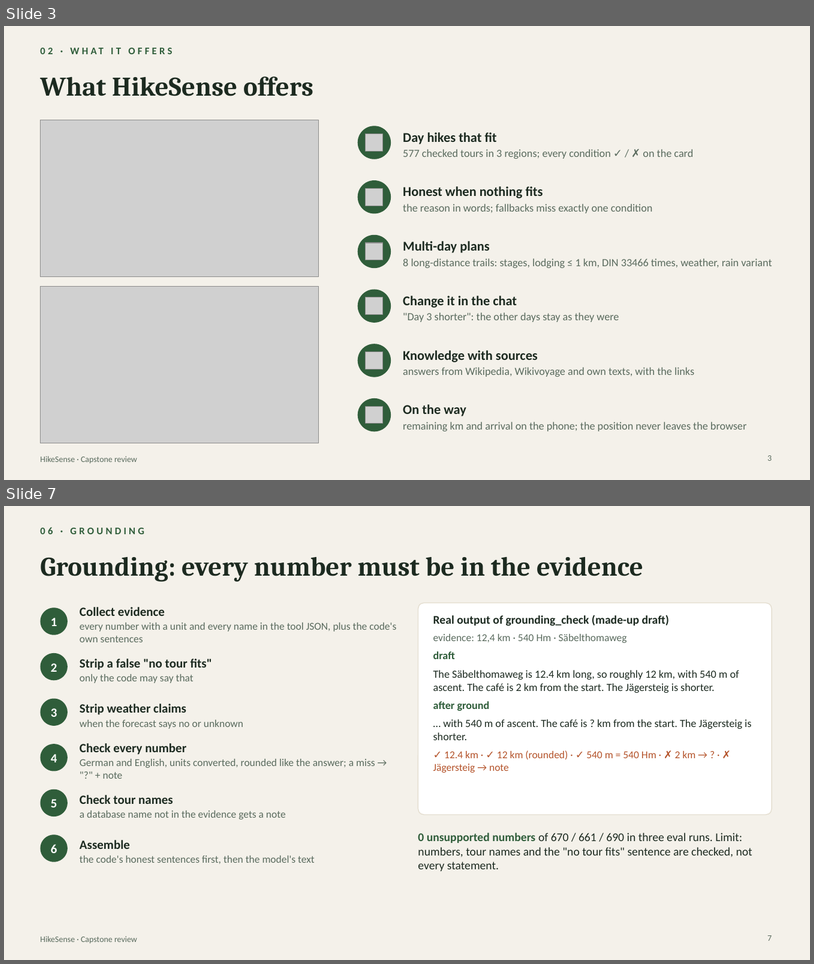
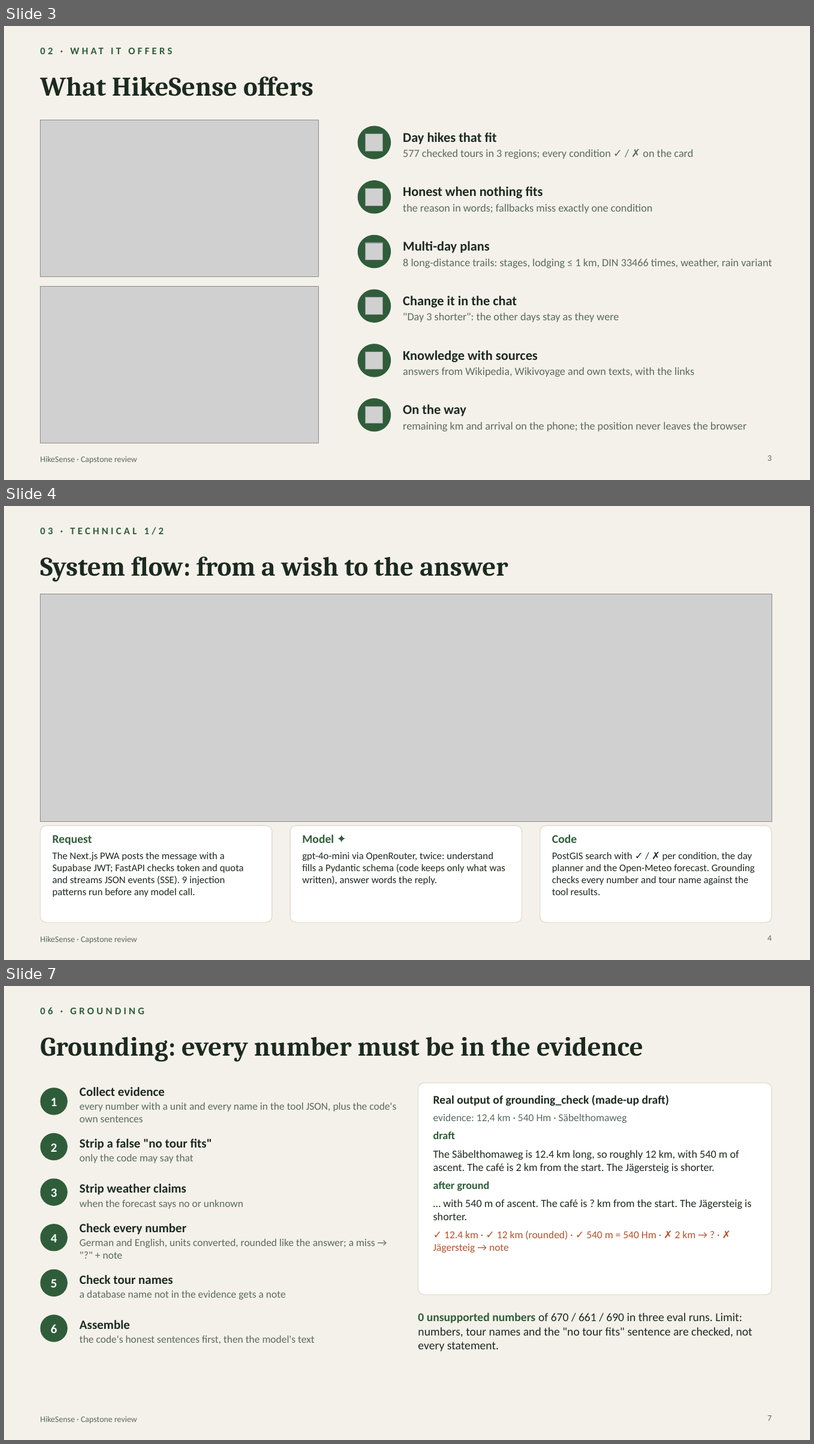
Before and after one commit to aliebing/hikesense, a slide deck: docs/presentation/hikesense-en.pptx. Shown one above the other, each under a label of ours: slides 3 and 7 before the commit, slides 3, 4 and 7 after it; the slides between them are not shown. The pictures are 814x964 and 814x1444 pixels, drawn with LibreOffice and Linux fonts; fonts in the diff are those of the drawing; grey boxes stand for pictures. Boxes give left, top, right and bottom in pixels: in the first picture for what was removed or moved away, otherwise in the second. Text is boxed around its words. In the diff, an @@ line names an element or a change of style, - is before the commit and + after.

```diff
--- a/docs/presentation/hikesense-en.pptx
+++ b/docs/presentation/hikesense-en.pptx
@@ slide 4 added at (x1=4, y1=506, x2=810, y2=960), background #F4F1EA; not listed: 1 template element that a slide beside it also shows @@
@@ text added at (x1=40, y1=527, x2=164, y2=535), 12 pt, text #2F5D3A, bold @@
+03 · TECHNICAL 1/2
@@ title added at (x1=40, y1=556, x2=508, y2=582), 32 pt, text #1C2A20, bold @@
+System flow: from a wish to the answer
@@ picture added at (x1=40, y1=594, x2=772, y2=821) @@
@@ rounded rectangle added at (x1=40, y1=825, x2=272, y2=922), fill #FFFFFF, outline #E4DED0 1 pt @@
@@ rounded rectangle added at (x1=290, y1=825, x2=522, y2=922), fill #FFFFFF, outline #E4DED0 1 pt @@
@@ rounded rectangle added at (x1=540, y1=825, x2=772, y2=922), fill #FFFFFF, outline #E4DED0 1 pt @@
@@ text added at (x1=53, y1=835, x2=244, y2=897), 12 pt, text #1C2A20 @@
+Request
+The Next.js PWA posts the message with a Supabase JWT; FastAPI checks token and quota and streams JSON events (SSE). 9 injection patterns run before any model call.
@@ text added at (x1=302, y1=834, x2=506, y2=885), 12 pt, text #1C2A20 @@
+Model ✦
+gpt-4o-mini via OpenRouter, twice: understand fills a Pydantic schema (code keeps only what was written), answer words the reply.
@@ text added at (x1=552, y1=834, x2=755, y2=895), 12 pt, text #1C2A20 @@
+Code
+PostGIS search with ✓ / ✗ per condition, the day planner and the Open-Meteo forecast. Grounding checks every number and tour name against the tool results.
@@ page number added at (x1=768, y1=935, x2=772, y2=940), 10 pt, text #5A6B5E @@
+4
```
Also in this commit, not shown: 1 slide changed, 1 slide removed, 1 other file.
